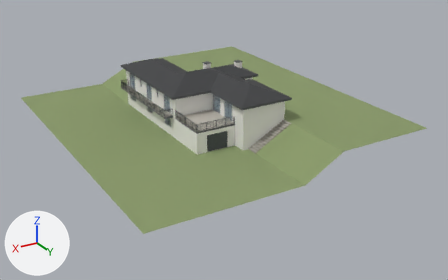
One commit to the glTF model model.glb: the scene before it, then after it.
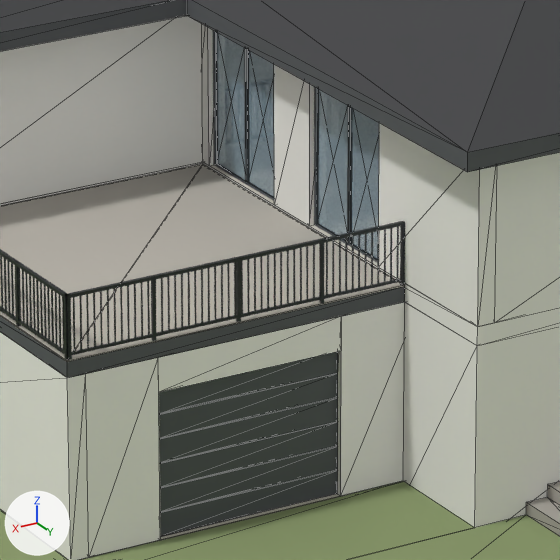
The first picture shows the older version from a camera (50 mm lens) standing at (48.6, 86.6, 33.2) and looking at (6.4, 16.3, -1.9). The close-ups show the older and then the newer version on the part from 42% to 56% of the width and 32% to 55% of the height of that picture. Only the edits that show in the close-ups are written down. Lighting does not change. The marker at lower left points along +X, +Y and +Z. The close-ups show mesh edges as thin lines. Where no turn or scale is listed for an object, it has been applied to the vertices.

Names of what the first close-up shows: 'Caixilharia_RAL7019', 'Cobertura_4_Aguas', 'Embasamento_Sala', 'Gradeamentos_Ferro', 'Piso0_Laje_Terreo', 'Piso0_Paredes_Exteriores', 'Piso0_Portao_Garagem', 'Piso1_Laje_Pavimento', 'Piso1_Paredes_Exteriores', 'Terraco_34m2', 'Terreno', 'Vidros'.
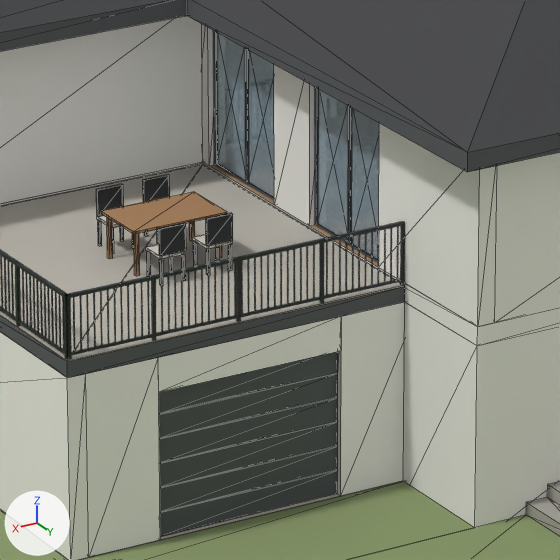
Pixel boxes (x1, y1, x2, y2) of what changed, in the close-ups (560 x 560 px):
'Mobiliario_Exterior', added
    after: (96, 175, 233, 285)
    faces in mat_gradeamento_ferro (dark grey #34383a): (96, 175, 233, 285)
    faces in mat_mob_madeira_carvalho (brown #a98059): (101, 192, 227, 276)
    faces in mat_mob_tecido_claro (light grey #d9d3c8): (97, 216, 233, 259)
'Terreno', unchanged, covered by the edit
    before: (0, 481, 560, 560)
'Terreno_Modelado', unchanged, uncovered by the edit
    after: (0, 481, 560, 560)

The change, as a diff of the scene's bpy script:
```diff
--- a/model.glb.py
+++ b/model.glb.py
@@ mat_mob_tecido_claro @@
+mat_mob_tecido_claro = principled_material('Mob_Tecido_Claro')
+mat_mob_tecido_claro.base_color = (0.694, 0.651, 0.578)  # light grey #d9d3c8
+mat_mob_tecido_claro.roughness = 0.95
@@ mat_mob_madeira_carvalho @@
+mat_mob_madeira_carvalho = principled_material('Mob_Madeira_Carvalho')
+mat_mob_madeira_carvalho.base_color = (0.397, 0.216, 0.0999)  # brown #a98059
+mat_mob_madeira_carvalho.roughness = 0.55
@@ me_mobiliario_exterior @@
+me_mobiliario_exterior.from_pydata(...)  # 224 vertices, 348 faces; spans x 10.2..11.8, y 18.73..20.67, z 3.17..4.07
+# faces by material slot: [60, 48, 240]
+me_mobiliario_exterior.materials.append(mat_mob_madeira_carvalho)  # brown #a98059
+me_mobiliario_exterior.materials.append(mat_mob_tecido_claro)  # light grey #d9d3c8
+me_mobiliario_exterior.materials.append(mat_gradeamento_ferro)  # dark grey #34383a
@@ ob_mobiliario_exterior @@
+ob_mobiliario_exterior = bpy.data.objects.new('Mobiliario_Exterior', me_mobiliario_exterior)
+ob_mobiliario_exterior.location = (0.0, 0.0, 0.0)
```
